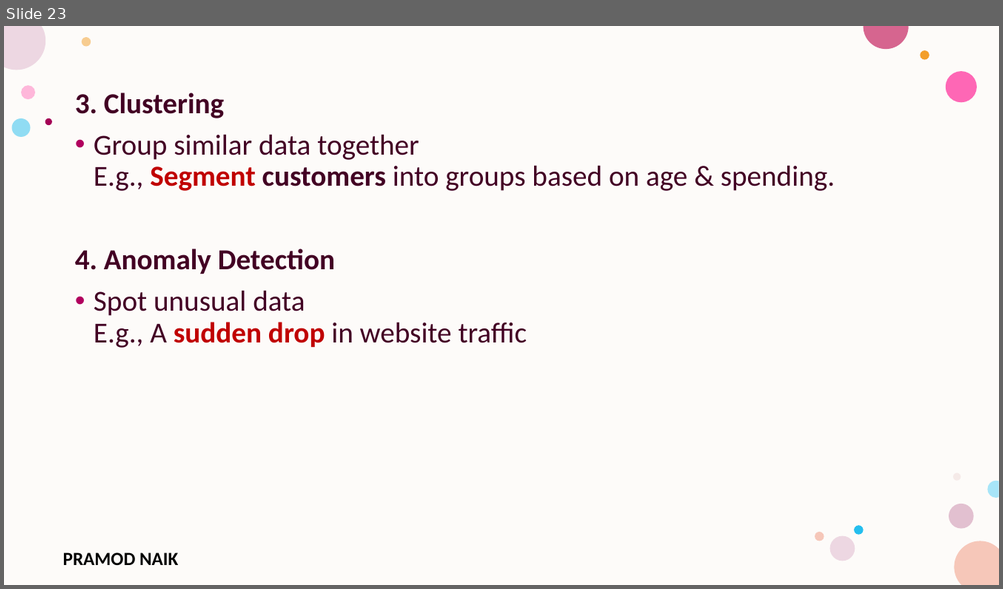
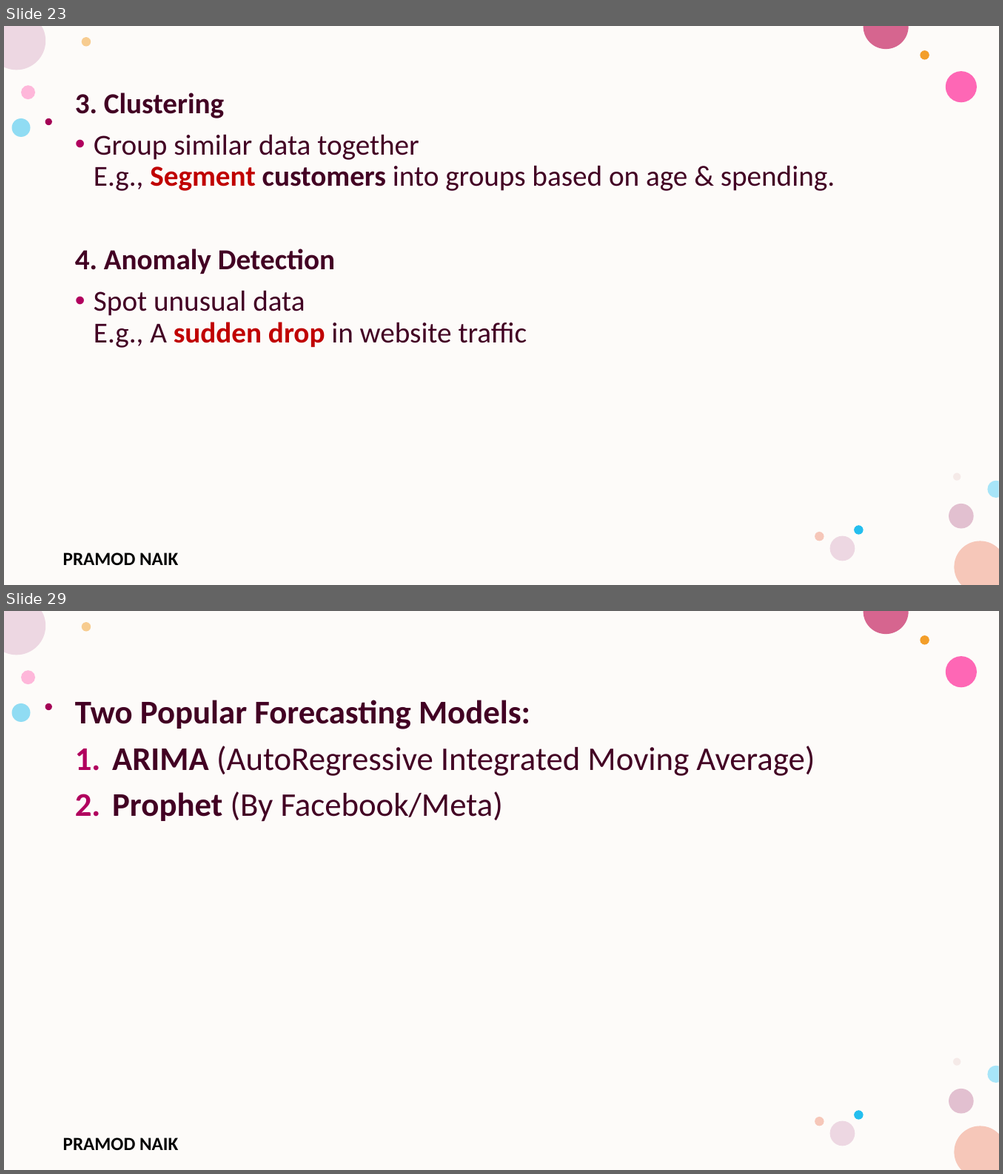
Before and after one commit to PRAMODNAIK-DEV/MCA-2nd-Sem-ML-Data-Analytics-Shridevi-College, a slide deck: Theory Class-Notes/Unit-5 Data Analytics and Real-World Applications.pptx. Shown one above the other, each under a label of ours: slide 23 before the commit, slides 23 and 29 after it; the slides between them are not shown. The pictures are 1003x589 and 1003x1174 pixels, drawn with LibreOffice and Linux fonts; fonts in the diff are those of the drawing; background and template pictures are left out. Boxes give left, top, right and bottom in pixels: in the first picture for what was removed or moved away, otherwise in the second. Text is boxed around its words. In the diff, an @@ line names an element or a change of style, - is before the commit and + after.

```diff
--- a/Theory Class-Notes/Unit-5 Data Analytics and Real-World Applications.pptx
+++ b/Theory Class-Notes/Unit-5 Data Analytics and Real-World Applications.pptx
@@ slide 29 added at [4,611,999,1170], background #FFFFFF; not listed: 17 template elements that a slide beside it also shows @@
@@ text added at [75,700,814,822], 32 pt, text #420023 @@
+Two Popular Forecasting Models:
+1. ARIMA (AutoRegressive Integrated Moving Average)
+2. Prophet (By Facebook/Meta)
```
Also in this commit, not shown: 3 slides changed, 22 other slides added, 6 slides removed, 1 other file.
